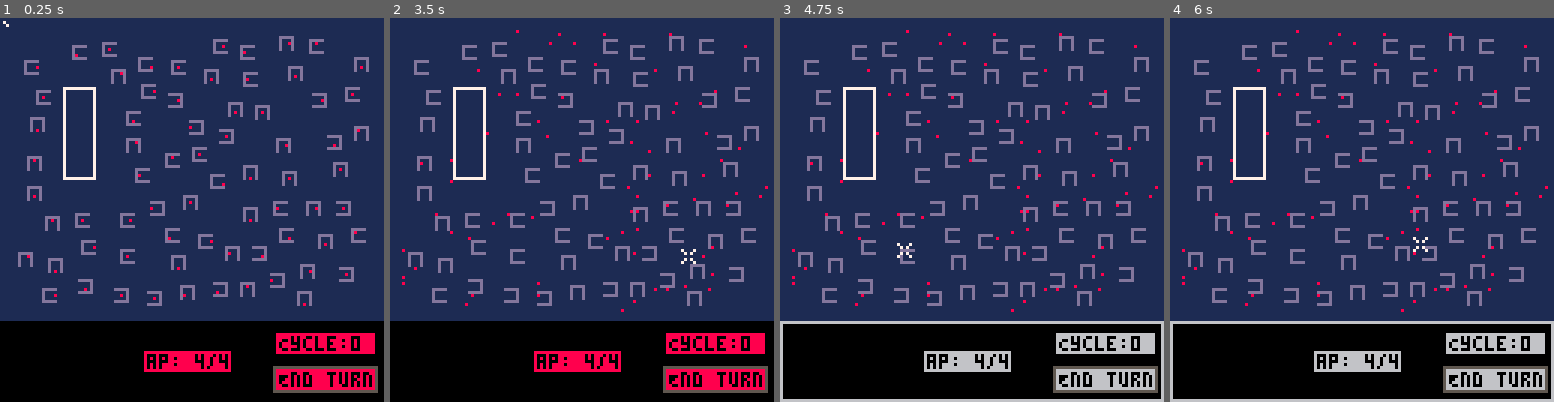
Above: before the commit, frames 1-4 (left to right).
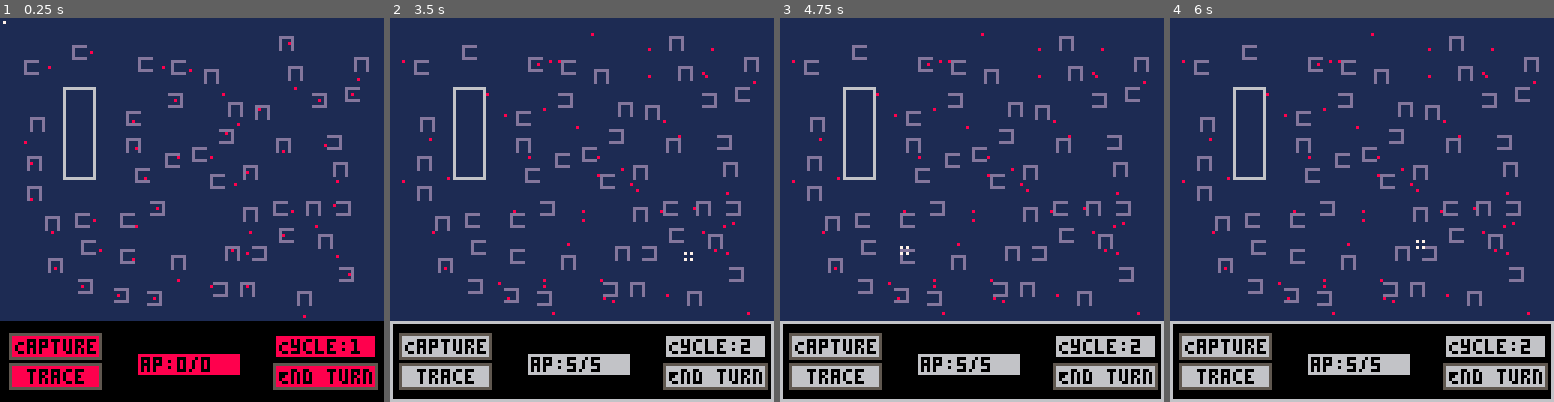
Above: after the commit, the same moments.

Repository: vholmer/capture-and-trace
Game: PICO-8 cartridge cart.p8
Same seed, same stepped clock (60 frames per second), same inputs: the game is played once before the commit and once after it.
Inputs (mouse positions are in pixels of both pictures, inside the frame that each line leads up to):
- Up to frame 1 (0.25 s): no input
- Up to frame 2 (3.5 s): click (670, 121) at 0.67 s; click (436, 267) at 1.22 s; click (497, 114) at 1.77 s; click (562, 259) at 2.32 s; click (624, 106) at 2.87 s; click (685, 256) at 3.42 s
- Up to frame 3 (4.75 s): click (841, 102) at 3.97 s; click (902, 248) at 4.52 s
- Up to frame 4 (6 s): click (1354, 94) at 5.07 s; click (1419, 244) at 5.62 s

The runs differ from the first frame. In frame 1, 8.3% of the frame differs, in the area x 1-99%, y 1-98%; in frame 2, 12%, in the area x 0-100%, y 3-100%; in frame 3, 8.4%; in frame 4, 8.4%.

Commit message:
Feature/gameplay (#15)
* started snatch mechanic

* added snatcher to start, updated to use cycle count instead of count down of current cycle, realigned action point button

* renamed result to snatcher

* changed snatcher to is_snatcher

* proper game over with try again prompt

* unlimited retries to spawn agents

* button alignments and cleaner agent creation code

* ap now scaling with cycle count

* button alignment, capture and trace button

* made mouse cursor smaller

* particles!

* fixed capture bug and capture hall spawn coordinate bug

* fixed mouse button to register on press instead of hold

* working tracing

* fixed tracing bugs. added teleport to home if not snatcher when traced

* reset global values to normal ones

* fixed bug with make

* removed unnecessary nil checks

Diff:
--- a/lua/draw.lua
+++ b/lua/draw.lua
@@ -1,10 +1,12 @@
 function draw_ap()
-	ap_top_left_x = 48
-	ap_top_left_y = 111
-	ap_bot_right_x = ap_top_left_x + 28
+	ap_top_left_x = 46
+	ap_top_left_y = 112
+	ap_bot_right_x = ap_top_left_x + 33
 	ap_bot_right_y = ap_top_left_y + 6
 
-	if in_cycle then
+	if game_over or victory then
+		color = 8
+	elseif in_cycle then
 		color = 8
 	else
 		color = 6
@@ -19,20 +21,123 @@
 	)
 
 	print(
-		"ap: " .. curr_ap .. "/" .. max_ap,
+		"ap:" .. curr_ap .. "/" .. max_ap,
 		ap_top_left_x + 1,
 		ap_top_left_y + 1,
 		0
 	)
 end
 
+function clip_box(x, y)
+	local top_left_x = x - 1
+	local top_left_y = y - 1
+	local bot_right_x = x + 1
+	local bot_right_y = y + 1
+
+	if top_left_x < min_x then
+		top_left_x = min_x
+	end
+	if top_left_y < min_y
+	then
+		top_left_y = min_y
+	end
+	if bot_right_x > max_x then
+		bot_right_x = max_x
+	end
+	if bot_right_y > max_y then
+		bot_right_y = max_y
+	end
+
+	return {top_left_x, top_left_y, bot_right_x, bot_right_y}
+end
+
+function draw_capture()
+	local mouse_x = stat(32)
+	local mouse_y = stat(33)
+
+	if capturing then
+		for agent in all(agents) do
+			local box = clip_box(agent.x, agent.y)
+
+			local top_left_x = box[1]
+			local top_left_y = box[2]
+			local bot_right_x = box[3]
+			local bot_right_y = box[4]
+
+			if 		mouse_x >= top_left_x
+				and mouse_x <= bot_right_x
+				and mouse_y >= top_left_y
+				and mouse_y <= bot_right_y
+			then
+				agent_to_capture = agent
+				circ(
+					agent.x,
+					agent.y,
+					4,
+					10
+				)
+				break
+			end
+		end
+	end
+end
+
+function draw_trace_lines()
+	for pair in all(trace_pairs) do
+		make_particle_line(
+			pair[1].x,
+			pair[1].y,
+			pair[2].x,
+			pair[2].y,
+			1,
+			3,
+			11,
+			trace_particle_chance
+		)
+	end
+end
+
+function draw_trace()
+	local mouse_x = stat(32)
+	local mouse_y = stat(33)
+
+	if tracing then
+		for agent in all(agents) do
+			local box = clip_box(agent.x, agent.y)
+
+			local top_left_x = box[1]
+			local top_left_y = box[2]
+			local bot_right_x = box[3]
+			local bot_right_y = box[4]
+
+			if 		mouse_x >= top_left_x
+				and mouse_x <= bot_right_x
+				and mouse_y >= top_left_y
+				and mouse_y <= bot_right_y
+				and agent.is_captured
+			then
+				agent_to_trace = agent
+				circ(
+					agent.x,
+					agent.y,
+					4,
+					3
+				)
+				break
+			end
+		end
+	end
+end
+
 function draw_cycle()
 	cycle_top_right_x = 124
-	cycle_top_right_y = 105
+	cycle_top_right_y = 106
 	cycle_bot_left_x = cycle_top_right_x - 32
 	cycle_bot_left_y = cycle_top_right_y + 6
 
-	if in_cycle then
+	if game_over or victory then
+		color = 8
+	elseif in_cycle then
 		color = 8
 	else
 		color = 6
@@ -55,12 +160,14 @@
 end
 
 function draw_endturn()
-	end_turn_bot_right_y = 123 -- 109
-	end_turn_bot_right_x = 124 -- 34
+	end_turn_bot_right_y = 122
+	end_turn_bot_right_x = 124
 	end_turn_top_left_x = end_turn_bot_right_x - 32
 	end_turn_top_left_y = end_turn_bot_right_y - 6
 
-	if et_mouse_over then
+	if game_over or victory then
+		color = 8
+	elseif et_mouse_over and not buttons_disabled then
 		color = 3
 	elseif in_cycle then
 		color = 8
@@ -94,10 +201,11 @@
 
 function draw_hall()
 	rect(
-		hall.top_left_x, hall.top_left_y,
-		hall.top_left_x + hall.width,
-		hall.top_left_y + hall.height,
-		7
+		hall.top_left_x,
+		hall.top_left_y,
+		hall.bot_right_x,
+		hall.bot_right_y,
+		6
 	)
 end
 
@@ -152,10 +260,6 @@
 	pset(mouse_x - 1, mouse_y + 1, 7)
 	pset(mouse_x + 1, mouse_y - 1, 7)
 	pset(mouse_x + 1, mouse_y + 1, 7)
-	pset(mouse_x - 2, mouse_y - 2, 7)
-	pset(mouse_x - 2, mouse_y + 2, 7)
-	pset(mouse_x + 2, mouse_y - 2, 7)
-	pset(mouse_x + 2, mouse_y + 2, 7)
 
 	if stat(34) == 1 then
 		pset(mouse_x, mouse_y, 7)
@@ -163,12 +267,335 @@
 end
 
 function draw_agent(a)
-	-- and false because debugging feature toggle
-	if 		a.snatcher
-		and false
+	local debugging = false
+
+	if 		a.is_snatcher
+		and debugging
 	then
 		pset(a.x, a.y, 9)
+	elseif	a.is_captured
+		and debugging
+	then
+		pset(a.x, a.y, 11)
+	elseif a.going_home then
+		pset(a.x, a.y, 4)
 	else
 		pset(a.x, a.y, 8)
 	end
 end
+
+function draw_victory()
+	local color = 0
+	local top_left_x = 32
+	local top_left_y = 25
+	local bot_right_x = 128 - 32
+	local bot_right_y = 128 - 28 - 25
+
+	rectfill(
+		top_left_x,
+		top_left_y,
+		bot_right_x,
+		bot_right_y,
+		0
+	)
+
+	rect(
+		top_left_x,
+		top_left_y,
+		bot_right_x,
+		bot_right_y,
+		6
+	)
+
+	print(
+		"victory!",
+		2 + top_left_x + 12,
+		4 + top_left_y,
+		7
+	)
+
+	print(
+		"Try again?",
+		2 + top_left_x + 10,
+		2 + top_left_y + 12,
+		7
+	)
+
+	go_yes_top_left_x = 2 + top_left_x + 10
+	go_yes_top_left_y = 2 + top_left_y + 24
+	go_yes_bot_right_x = 2 + top_left_x + 10 + 14
+	go_yes_bot_right_y = 2 + top_left_y + 24 + 8
+
+	if go_yes_mouse_over then
+		color = 3
+	else
+		color = 6
+	end
+
+	rectfill(
+		go_yes_top_left_x,
+		go_yes_top_left_y,
+		go_yes_bot_right_x,
+		go_yes_bot_right_y,
+		color
+	)
+
+	rect(
+		go_yes_top_left_x,
+		go_yes_top_left_y,
+		go_yes_bot_right_x,
+		go_yes_bot_right_y,
+		5
+	)
+
+	print(
+		"Yes",
+		go_yes_top_left_x + 2,
+		go_yes_top_left_y + 2,
+		0
+	)
+
+	local width = 10
+	local offset = 28
+	go_no_top_left_x = go_yes_top_left_x + offset
+	go_no_top_left_y = go_yes_top_left_y
+	go_no_bot_right_x = go_yes_top_left_x + offset + width
+	go_no_bot_right_y = go_yes_bot_right_y
+
+	if go_no_mouse_over then
+		color = 3
+	else
+		color = 6
+	end
+
+	rectfill(
+		go_no_top_left_x,
+		go_no_top_left_y,
+		go_no_bot_right_x,
+		go_no_bot_right_y,
+		color
+	)
+
+	rect(
+		go_no_top_left_x,
+		go_no_top_left_y,
+		go_no_bot_right_x,
+		go_no_bot_right_y,
+		5
+	)
+
+	print(
+		"No",
+		go_no_top_left_x + 2,
+		go_no_top_left_y + 2,
+		0
+	)
+end
+
+function draw_game_over()
+	local color = 0
+	local top_left_x = 32
+	local top_left_y = 25
+	local bot_right_x = 128 - 32
+	local bot_right_y = 128 - 28 - 25
+
+	rectfill(
+		top_left_x,
+		top_left_y,
+		bot_right_x,
+		bot_right_y,
+		0
+	)
+
+	rect(
+		top_left_x,
+		top_left_y,
+		bot_right_x,
+		bot_right_y,
+		6
+	)
+
+	print(
+		"Game over",
+		2 + top_left_x + 12,
+		4 + top_left_y,
+		7
+	)
+
+	print(
+		"Try again?",
+		2 + top_left_x + 10,
+		2 + top_left_y + 12,
+		7
+	)
+
+	go_yes_top_left_x = 2 + top_left_x + 10
+	go_yes_top_left_y = 2 + top_left_y + 24
+	go_yes_bot_right_x = 2 + top_left_x + 10 + 14
+	go_yes_bot_right_y = 2 + top_left_y + 24 + 8
+
+	if go_yes_mouse_over then
+		color = 3
+	else
+		color = 6
+	end
+
+	rectfill(
+		go_yes_top_left_x,
+		go_yes_top_left_y,
+		go_yes_bot_right_x,
+		go_yes_bot_right_y,
+		color
+	)
+
+	rect(
+		go_yes_top_left_x,
+		go_yes_top_left_y,
+		go_yes_bot_right_x,
+		go_yes_bot_right_y,
+		5
+	)
+
+	print(
+		"Yes",
+		go_yes_top_left_x + 2,
+		go_yes_top_left_y + 2,
+		0
+	)
+
+	local width = 10
+	local offset = 28
+	go_no_top_left_x = go_yes_top_left_x + offset
+	go_no_top_left_y = go_yes_top_left_y
+	go_no_bot_right_x = go_yes_top_left_x + offset + width
+	go_no_bot_right_y = go_yes_bot_right_y
+
+	if go_no_mouse_over then
+		color = 3
+	else
+		color = 6
+	end
+
+	rectfill(
+		go_no_top_left_x,
+		go_no_top_left_y,
+		go_no_bot_right_x,
+		go_no_bot_right_y,
+		color
+	)
+
+	rect(
+		go_no_top_left_x,
+		go_no_top_left_y,
+		go_no_bot_right_x,
+		go_no_bot_right_y,
+		5
+	)
+
+	print(
+		"No",
+		go_no_top_left_x + 2,
+		go_no_top_left_y + 2,
+		0
+	)
+end
+
+function draw_actions()
+	capture_top_left_x = 3
+	capture_top_left_y = 105
+	capture_bot_right_x = 33
+	capture_bot_right_y = capture_top_left_y + 8
+
+	if game_over or victory then
+		color = 8
+	elseif capturing then
+		color = 12
+	elseif capture_mouse_over and not tracing and not buttons_disabled then
+		color = 3
+	elseif in_cycle then
+		color = 8
+	else
+		color = 6
+	end
+
+	rectfill(
+		capture_top_left_x,
+		capture_top_left_y,
+		capture_bot_right_x,
+		capture_bot_right_y,
+		color
+	)
+
+	rect(
+		capture_top_left_x,
+		capture_top_left_y,
+		capture_bot_right_x,
+		capture_bot_right_y,
+		5
+	)
+
+	print(
+		"Capture",
+		capture_top_left_x + 2,
+		capture_top_left_y + 2,
+		0
+	)
+
+	trace_top_left_x = 3
+	trace_top_left_y = 115
+	trace_bot_right_x = 33
+	trace_bot_right_y = trace_top_left_y + 8
+
+	if game_over or victory then
+		color = 8
+	elseif tracing then
+		color = 12
+	elseif trace_mouse_over and not capturing and not buttons_disabled then
+		color = 3
+	elseif in_cycle then
+		color = 8
+	else
+		color = 6
+	end
+
+	rectfill(
+		trace_top_left_x,
+		trace_top_left_y,
+		trace_bot_right_x,
+		trace_bot_right_y,
+		color
+	)
+
+	rect(
+		trace_top_left_x,
+		trace_top_left_y,
+		trace_bot_right_x,
+		trace_bot_right_y,
+		5
+	)
+
+	print(
+		"trace",
+		trace_top_left_x + 6,
+		trace_top_left_y + 2,
+		0
+	)
+end
+
+function draw_exp_circles()
+	for circle in all(exp_circles) do
+		circ(
+			circle.x,
+			circle.y,
+			circle.r,
+			circle.col
+		)
+		circle.r += circle.speed
+	end
+end
+
+function draw_particles()
+	for particle in all(particles) do
+		pset(particle.x, particle.y, particle.col)
+	end
+end
--- a/lua/game.lua
+++ b/lua/game.lua
@@ -12,22 +12,241 @@
 		et_mouse_over = false
 	end
 
-	if stat(34) == 1 then
+	if 		mouse_x >= capture_top_left_x
+		and mouse_x <= capture_bot_right_x
+		and mouse_y >= capture_top_left_y
+		and mouse_y <= capture_bot_right_y
+	then
+		capture_mouse_over = true
+	else
+		capture_mouse_over = false
+	end
+
+	if 		mouse_x >= trace_top_left_x
+		and mouse_x <= trace_bot_right_x
+		and mouse_y >= trace_top_left_y
+		and mouse_y <= trace_bot_right_y
+	then
+		trace_mouse_over = true
+	else
+		trace_mouse_over = false
+	end
+
+	if 		go_no_top_left_x ~= nil
+		and go_yes_top_left_x ~= nil
+		and game_over or victory
+	then
+		if 		mouse_x >= go_no_top_left_x
+			and mouse_x <= go_no_bot_right_x
+			and mouse_y >= go_no_top_left_y
+			and mouse_y <= go_no_bot_right_y
+		then
+			go_no_mouse_over = true
+		else
+			go_no_mouse_over = false
+		end
+
+		if 		mouse_x >= go_yes_top_left_x
+			and mouse_x <= go_yes_bot_right_x
+			and mouse_y >= go_yes_top_left_y
+			and mouse_y <= go_yes_bot_right_y
+		then
+			go_yes_mouse_over = true
+		else
+			go_yes_mouse_over = false
+		end
+	end
+
+	curr_mbtn = stat(34)
+
+	if curr_mbtn == 1 and prev_mbtn == 0 then -- left click
 		if 		mouse_x >= end_turn_top_left_x
 			and mouse_x <= end_turn_bot_right_x
 			and mouse_y >= end_turn_top_left_y
 			and mouse_y <= end_turn_bot_right_y
+			and not buttons_disabled
 		then
+			agent_to_capture = nil
+			agent_to_trace = nil
+			capturing = false
+			tracing = false
 			et_mouse_over = false
 			in_cycle = true
-			if cycle_count < 99 then
-				cycle_count += 1
-			else
-				cycle_count = 99
-			end
 			time_cycle = 100
-		end
-	end
+			return
+		end
+
+		if		mouse_x >= capture_top_left_x
+			and mouse_x <= capture_bot_right_x
+			and mouse_y >= capture_top_left_y
+			and mouse_y <= capture_bot_right_y
+			and not tracing
+		then
+			capturing = true
+		end
+
+		if		mouse_x >= trace_top_left_x
+			and mouse_x <= trace_bot_right_x
+			and mouse_y >= trace_top_left_y
+			and mouse_y <= trace_bot_right_y
+			and not capturing
+		then
+			tracing = true
+		end
+
+		if capturing and agent_to_capture ~= nil then
+			capture_cost = 5
+			if curr_ap >= capture_cost then
+				rand_x = flr(rnd(hall.bot_right_x - hall.top_left_x - 1)) + hall.top_left_x + 1
+				rand_y = flr(rnd(hall.bot_right_y - hall.top_left_y - 1)) + hall.top_left_y + 1
+
+				make_particle_line(
+					agent_to_capture.x,
+					agent_to_capture.y,
+					rand_x,
+					rand_y,
+					3,
+					9,
+					10,
+					1
+				)
+
+				make_exp_circle(
+					rand_x,
+					rand_y,
+					0.6,
+					8,
+					10
+				)
+
+				agent_to_capture.x = rand_x
+				agent_to_capture.y = rand_y
+				agent_to_capture.is_captured = true
+				curr_ap -= capture_cost
+				agent_to_capture = nil
+			end
+		end
+
+		if tracing and agent_to_trace ~= nil then
+			trace_cost = 5
+			if curr_ap >= trace_cost then
+				agent_to_trace.trace_depth += 1
+
+				local prev_snatcher, next_snatcher
+
+				if agent_to_trace.snatched_by ~= nil then
+					prev_snatcher = nil
+					next_snatcher = agent_to_trace
+
+					for i = 0, agent_to_trace.trace_depth do
+						prev_snatcher = next_snatcher
+						if next_snatcher.snatched_by == nil then
+							next_snatcher = nil
+							break
+						end
+						next_snatcher = next_snatcher.snatched_by
+					end
+				end
+
+				if next_snatcher == nil then
+					curr_ap -= trace_cost
+					if not agent_to_trace.is_snatcher then
+						make_particle_line(
+							agent_to_trace.x,
+							agent_to_trace.y,
+							agent_to_trace.home_x,
+							agent_to_trace.home_y,
+							3,
+							9,
+							10,
+							1
+						)
+
+						agent_to_trace.x = agent_to_trace.home_x
+						agent_to_trace.y = agent_to_trace.home_y
+
+						make_exp_circle(
+							agent_to_trace.home_x,
+							agent_to_trace.home_y,
+							0.6,
+							8,
+							10
+						)
+					end
+					agent_to_trace = nil
+					return
+				end
+
+				make_particle_line(
+					prev_snatcher.x,
+					prev_snatcher.y,
+					next_snatcher.x,
+					next_snatcher.y,
+					3,
+					3,
+					11,
+					trace_particle_chance
+				)
+				add(trace_pairs, {prev_snatcher, next_snatcher})
+
+				make_exp_circle(
+					next_snatcher.x,
+					next_snatcher.y,
+					0.6,
+					8,
+					3
+				)
+
+				curr_ap -= trace_cost
+				agent_to_trace = nil
+			end
+		end
+
+		if 		go_no_top_left_x ~= nil
+			and go_yes_top_left_x ~= nil
+		then
+			if 		mouse_x >= go_yes_top_left_x
+				and mouse_x <= go_yes_bot_right_x
+				and mouse_y >= go_yes_top_left_y
+				and mouse_y <= go_yes_bot_right_y
+				and (game_over or victory)
+			then
+				run("try again")
+			end
+
+			if 		mouse_x >= go_no_top_left_x
+				and mouse_x <= go_no_bot_right_x
+				and mouse_y >= go_no_top_left_y
+				and mouse_y <= go_no_bot_right_y
+				and (game_over or victory)
+			then
+				stop()
+			end
+		end
+	elseif stat(34) == 2 then -- right click
+		capturing = false
+		tracing = false
+	end
+
+	prev_mbtn = curr_mbtn
+end
+
+function is_game_over()
+	for agent in all(agents) do
+		if not agent.is_snatcher then
+			return false
+		end
+	end
+	return true
+end
+
+function is_victory()
+	for agent in all(agents) do
+		if agent.snatcher_zero and agent.is_captured then
+			return true
+		end
+	end
+	return false
 end
 
 
@@ -90,8 +309,32 @@
 end
 
 function act(a)
-	agent_snatch(a)
+	if not a.is_snatcher then
+		agent_get_snatched(a)
+	end
 	agent_move(a)
+end
+
+function circle_act(c)
+	if c.r >= c.max_r then
+		del(exp_circles, c)
+	end
+end
+
+function particle_act(p)
+	if 	p.life <= 0 then
+		del(particles, p)
+		p = nil
+		return
+	end
+
+	if p.y + p.dy > p.floor_y then p.dy *= -0.8 end
+
+	p.x += p.dx
+	p.y += p.dy
+	p.dy += 0.1
+
+	p.life -= 1
 end
 
 function sign(x)
@@ -142,11 +385,12 @@
 	return result
 end
 
-function agent_snatch(agent)
-	result = get_nearby_snatcher(agent)
-	if result ~= nil then
-		if snatch_chance > rnd(0.1) then
-			agent.snatcher = true
+function agent_get_snatched(agent)
+	snatcher = get_nearby_snatcher(agent)
+	if snatcher ~= nil and not agent.is_captured then
+		if snatch_chance > rnd(1) then
+			agent.is_snatcher = true
+			agent.snatched_by = snatcher
 			-- prevent snatched agent from going home
 			agent.hunger = 100
 			agent.going_home = false
@@ -155,8 +399,15 @@
 end
 
 function agent_move(agent)
+	if 		(agent.x <= hall.top_left_x or agent.x >= hall.bot_right_x)
+		and (agent.y <= hall.top_left_y or agent.y >= hall.bot_right_y)
+	then
+		agent.is_captured = false
+	end
+
 	if agent.hunger < 0 or agent.going_home then
 		agent.going_home = true
+		agent.is_captured = false
 
 		if agent.x == agent.home_x and agent.y == agent.home_y then
 			agent.going_home = false
@@ -215,7 +466,7 @@
 		return
 	end
 
-	if not agent.snatcher then
+	if not agent.snatcher and agent.trace_depth == 0 then
 		agent.hunger -= 1
 	end
 
@@ -240,7 +491,7 @@
 			agent.y += dy
 			agent.prev_dx = dx
 			agent.prev_dy = dy
-			if agent.snatcher then
+			if agent.is_snatcher then
 				matrix[agent.x][agent.y] = "snatcher"
 			else
 				matrix[agent.x][agent.y] = "agent"
--- a/lua/globals.lua
+++ b/lua/globals.lua
@@ -2,6 +2,11 @@
 size = 128
 matrix = {}
 agents = {}
+particles = {}
+particle_lines = {}
+trace_pairs = {}
+trace_particle_chance = 0.02
+exp_circles = {}
 hall = {}
 dist = 1 -- distance between agents
 min_x = 0 + dist
@@ -12,11 +17,14 @@
 hit_distance = 3
 home_size = 4
 home_radius = home_size \ 2
-cycle_count = 0
+cycle_count = 1
 time_cycle = 100
 in_cycle = true
-max_ap = 4
-curr_ap = 4
+max_ap = 0
+curr_ap = 0
+ap_limit = 30
 et_mouse_over = false
 snatch_radius = 3
-snatch_chance = 0.01 -- percent
+snatch_chance = 0.1 -- percent
+game_over = false
+buttons_disabled = false
--- a/lua/main.lua
+++ b/lua/main.lua
@@ -1,5 +1,5 @@
 function _init()
-	local n = 100
+	local n = 50
 	make_world()
 	make_hall()
 	make_agents(n)
@@ -8,15 +8,41 @@
 
 function _update()
 	if time_cycle <= 0 then
-		in_cycle = false
+		if in_cycle then
+			if max_ap < ap_limit then
+				max_ap += 5
+			end
+			if cycle_count < 99 then
+				cycle_count += 1
+			else
+				cycle_count = 99
+			end
+			in_cycle = false
+			reset_ap = true
+		end
 	end
 	if in_cycle then
+		capturing = false
 		foreach(agents, act)
 	else
+		if reset_ap == nil or reset_ap then
+			curr_ap = max_ap
+			reset_ap = false
+		end
 		user_input()
 	end
 	if time_cycle > 0 then
 		time_cycle -= 1
+	end
+	foreach(particles, particle_act)
+	foreach(exp_circles, circle_act)
+	game_over = is_game_over()
+	victory = is_victory()
+	if game_over or victory then
+		capturing = false
+		tracing = false
+		buttons_disabled = true
+		in_cycle = false
 	end
 end
 
@@ -27,11 +53,22 @@
 		rect(0, 101, 127, 127, 6)
 	end
 	foreach(agents, draw_home)
+	draw_trace_lines()
 	foreach(agents, draw_agent)
 	draw_hall()
+	draw_exp_circles()
+	draw_particles()
 	draw_endturn()
 	draw_cycle()
 	draw_ap()
+	draw_actions()
+	if game_over then
+		draw_game_over()
+	elseif victory then
+		draw_victory()
+	end
+	draw_capture()
+	draw_trace()
 	draw_mouse()
 	--print("CPU: " .. stat(1), 0, 0, 7)
 	--print("MEM: " .. stat(0), 0, 6, 7)
--- a/lua/make.lua
+++ b/lua/make.lua
@@ -11,34 +11,34 @@
 	first_snatcher = true
 	for i = 1, n do
 		local agent = {}
-		local attempt = 0
-		local num_retries = 30
 		local empty_coord = false
 		local rand_x = -1
 		local rand_y = -1
-		while not empty_coord and attempt < num_retries do
+		while not empty_coord do
 			rand_x = flr(rnd(max_x - min_x)) + min_x
 			rand_y = flr(rnd(max_y - min_y)) + min_y
 			empty_coord = valid_home_pos(rand_x, rand_y, agent)
-			attempt += 1
-		end
-		if attempt < num_retries then
-			agent.x = rand_x
-			agent.y = rand_y
-			agent.home_x = rand_x
-			agent.home_y = rand_y
-			agent.home_opn_indx = 1 + flr(rnd(3))
+		end
+		agent.x = rand_x
+		agent.y = rand_y
+		agent.home_x = rand_x
+		agent.home_y = rand_y
+		agent.trace_depth = -1
+		agent.is_captured = false
+		agent.home_opn_indx = 1 + flr(rnd(3))
+		matrix[agent.x][agent.y] = "agent"
+		agent.hunger = flr(rnd(400)) + 100
+		if first_snatcher then
+			agent.is_snatcher = true
+			agent.snatcher_zero = true
+			matrix[agent.x][agent.y] = "snatcher"
+		else
+			agent.snatcher_zero = false
+			agent.is_snatcher = false
 			matrix[agent.x][agent.y] = "agent"
-			agent.hunger = flr(rnd(400)) + 100
-			agent.snatcher = first_snatcher
-			if first_snatcher then
-				matrix[agent.x][agent.y] = "snatcher"
-			else
-				matrix[agent.x][agent.y] = "agent"
-			end
-			add(agents, agent)
-			make_home(agent)
-		end
+		end
+		add(agents, agent)
+		make_home(agent)
 		first_snatcher = false
 	end
 end
@@ -55,10 +55,23 @@
 		hall.height = 30
 	end
 
-	for i = hall.top_left_x, hall.top_left_x + hall.width do
-		for j = hall.top_left_y, hall.top_left_y + hall.height do
-			matrix[i][j] = "hall"
-		end
+	hall.bot_right_x = hall.top_left_x + hall.width
+	hall.bot_right_y = hall.top_left_y + hall.height
+
+	for i = hall.top_left_x, hall.bot_right_x do
+		matrix[i][hall.top_left_y] = "hall"
+	end
+
+	for i = hall.top_left_x, hall.bot_right_x do
+		matrix[i][hall.bot_right_y] = "hall"
+	end
+
+	for i = hall.top_left_y, hall.bot_right_y do
+		matrix[hall.top_left_x][i] = "hall"
+	end
+
+	for i = hall.top_left_y, hall.bot_right_y do
+		matrix[hall.bot_right_x][i] = "hall"
 	end
 end
 
@@ -85,3 +98,130 @@
 		end
 	end
 end
+
+function make_exp_circle(x, y, speed, max_r, col)
+	local circle = {}
+	circle.x = x
+	circle.y = y
+	circle.r = 0
+	circle.max_r = max_r
+	circle.speed = speed
+	circle.col = col
+	add(exp_circles, circle)
+end
+
+function make_particle_point(x, y, n, col)
+	for i = 0, n do
+		local particle = {}
+		particle.x = x
+		particle.y = y
+		particle.col = col
+		particle.floor_y = y + 2
+		particle.life = flr(rnd(10)) + 5
+
+		particle.dx = rnd(0.1) - 0.2
+		particle.dy = rnd(0.1) * -1
+
+		add(particles, particle)
+	end
+end
+
+function make_particle_line(x1, y1, x2, y2, n, col1, col2, chance)
+	local x, y, dx, dy, dx1, dy1, px, py, xe, ye
+
+	dx = x2 - x1
+	dy = y2 - y1
+
+	dx1 = abs(dx)
+	dy1 = abs(dy)
+
+	px = 2 * dy1 - dx1
+	py = 2 * dx1 - dy1
+
+	if dy1 <= dx1 then
+		if dx >= 0 then
+			x = x1
+			y = y1
+			xe = x2
+		else
+			x = x2
+			y = y2
+			xe = x1
+		end
+
+		if chance > rnd(1) then
+			if 0.5 > rnd(1) then
+				make_particle_point(x, y, n, col1)
+			else
+				make_particle_point(x, y, n, col2)
+			end
+		end
+
+		while x < xe do
+			x += 1
+			if px < 0 then
+				px += 2 * dy1
+			else
+				if 		(dx < 0 and dy < 0)
+					or 	(dx > 0 and dy > 0)
+				then
+					y += 1
+				else
+					y -= 1
+				end
+				px += 2 * (dy1 - dx1)
+			end
+
+			if chance > rnd(1) then
+				if 0.5 > rnd(1) then
+					make_particle_point(x, y, n, col1)
+				else
+					make_particle_point(x, y, n, col2)
+				end
+			end
+		end
+	else
+		if dy >= 0 then
+			x = x1
+			y = y1
+			ye = y2
+		else
+			x = x2
+			y = y2
+			ye = y1
+		end
+
+		if chance > rnd(1) then
+			if 0.5 > rnd(1) then
+				make_particle_point(x, y, n, col1)
+			else
+				make_particle_point(x, y, n, col2)
+			end
+		end
+
+		while y < ye do
+			y += 1
+			if py <= 0 then
+				py += 2 * dx1
+			else
+				if		(dx < 0 and dy < 0)
+					or	(dx > 0 and dy > 0)
+				then
+					x += 1
+				else
+					x -= 1
+				end
+
+				py += 2 * (dx1 - dy1)
+			end
+
+			if chance > rnd(1) then
+				if 0.5 > rnd(1) then
+					make_particle_point(x, y, n, col1)
+				else
+					make_particle_point(x, y, n, col2)
+				end
+			end
+		end
+	end
+end
